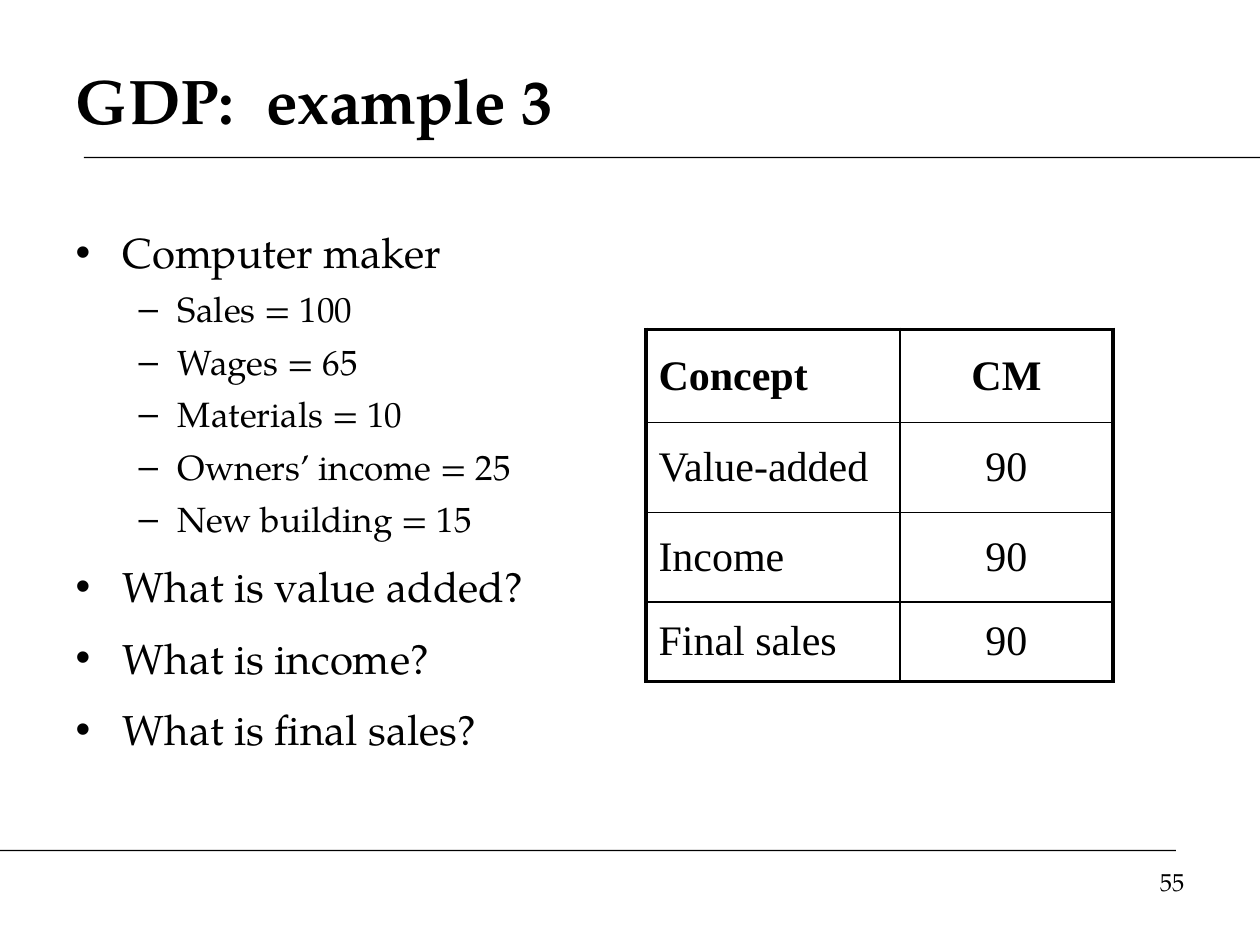
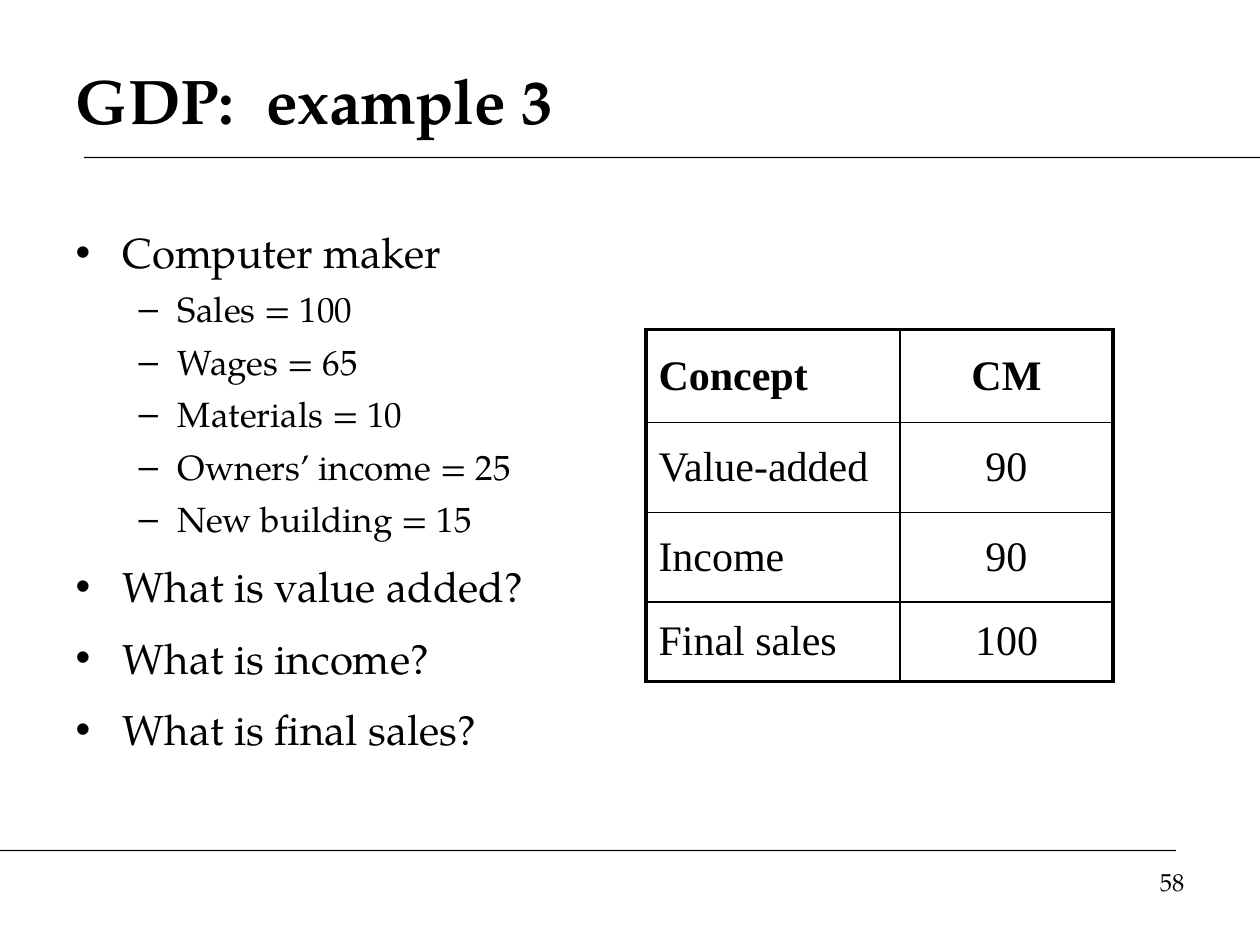
Before and after one commit to DaveBackus/Global_Economy, a slide deck: slide 58 of Slides/slides_intro_f14.pptx (slide 55 before the commit). Drawn at 1260x945 pixels with LibreOffice and Linux fonts; fonts in the diff are those of the drawing. Boxes give left, top, right and bottom in pixels: in the first picture for what was removed or moved away, otherwise in the second. Text is boxed around its words. In the diff, an @@ line names an element or a change of style, - is before the commit and + after.

```diff
--- a/Slides/slides_intro_f14.pptx
+++ b/Slides/slides_intro_f14.pptx
@@ table at (x1=646, y1=329, x2=1114, y2=682) @@
-row 4, column 2: 90
+row 4, column 2: 100
@@ page number at (x1=1160, y1=874, x2=1185, y2=892): text changed @@
-55
+58
```
Also in this commit, not shown: 8 other slides changed, 3 slides added, 1 slide removed, 8 other files.
